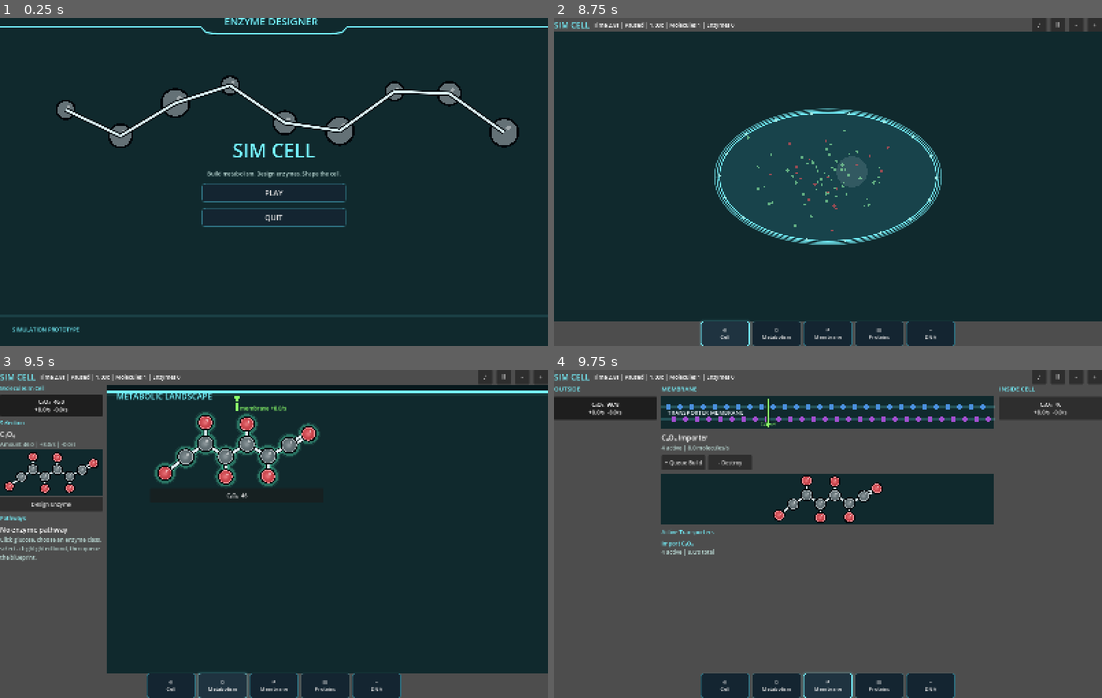
Above: before the commit, frames 1-4 (two rows, left to right).
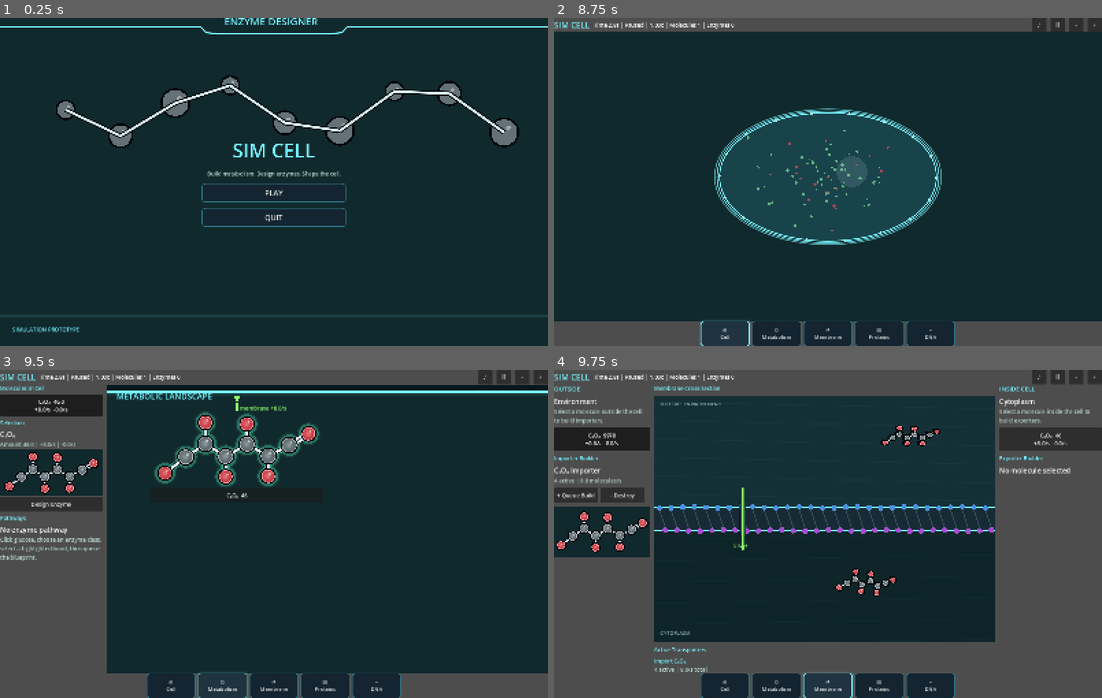
Above: after the commit, the same moments.

Repository: EliasEnglund/SimCell
Game: Godot game, scene res://scenes/main.tscn
Same seed, same stepped clock (60 frames per second), same inputs: the game is played once before the commit and once after it.
Inputs:
- Up to frame 1 (0.25 s): no input
- Up to frame 2 (8.75 s): click "PLAY" at 0.5 s; click "♪" at 1.25 s; click "♫" at 2 s; click "Ⅱ" at 2.75 s; click "-" at 3.5 s; click "+" at 4.25 s; click "C₆O₆ 46.0 +8.0/s -0.0/s" at 5 s; click "Design Enzyme" at 5.75 s; click "✂ LYASE" at 6.5 s; click "= REDUCTASE" at 7.25 s; click "◎ Cell" at 8 s
- Up to frame 3 (9.5 s): click "⌬ Metabolism" at 8.75 s
- Up to frame 4 (9.75 s): click "⇄ Membrane" at 9.5 s

Frames 1-3 are identical in both runs. In frame 4, 44% of the frame differs, in the area x 0-100%, y 4-93%.

Commit message:
Redesign membrane cross section view

Diff:
--- a/scripts/ui/main.gd
+++ b/scripts/ui/main.gd
@@ -22,8 +22,9 @@
 var membrane_outside_list: VBoxContainer
 var membrane_inside_list: VBoxContainer
 var membrane_transporter_list: VBoxContainer
-var membrane_detail: VBoxContainer
-var membrane_band: Control
+var membrane_import_detail: VBoxContainer
+var membrane_export_detail: VBoxContainer
+var membrane_scene: Control
 var selected_membrane_molecule := ""
 var selected_membrane_direction := "import"
 
@@ -243,35 +244,45 @@
 func _build_membrane_view() -> void:
 	var layout := HBoxContainer.new()
 	layout.set_anchors_preset(Control.PRESET_FULL_RECT)
-	layout.add_theme_constant_override("separation", 14)
+	layout.add_theme_constant_override("separation", 12)
 	content.add_child(layout)
 
 	var outside_panel := _panel_container("OUTSIDE")
-	outside_panel.custom_minimum_size = Vector2(300, 0)
+	outside_panel.custom_minimum_size = Vector2(280, 0)
 	layout.add_child(outside_panel)
+	outside_panel.add_child(_title("Environment", "Select a molecule outside the cell to build importers."))
 	membrane_outside_list = VBoxContainer.new()
 	membrane_outside_list.add_theme_constant_override("separation", 8)
 	outside_panel.add_child(membrane_outside_list)
-
-	var membrane_panel := _panel_container("MEMBRANE")
-	membrane_panel.size_flags_horizontal = Control.SIZE_EXPAND_FILL
-	layout.add_child(membrane_panel)
-	membrane_band = _membrane_band()
-	membrane_panel.add_child(membrane_band)
-	membrane_detail = VBoxContainer.new()
-	membrane_detail.add_theme_constant_override("separation", 10)
-	membrane_panel.add_child(membrane_detail)
-	membrane_panel.add_child(_section_label("Active Transporters"))
+	outside_panel.add_child(_section_label("Importer Builder"))
+	membrane_import_detail = VBoxContainer.new()
+	membrane_import_detail.add_theme_constant_override("separation", 10)
+	outside_panel.add_child(membrane_import_detail)
+
+	var center := VBoxContainer.new()
+	center.size_flags_horizontal = Control.SIZE_EXPAND_FILL
+	center.size_flags_vertical = Control.SIZE_EXPAND_FILL
+	center.add_theme_constant_override("separation", 10)
+	layout.add_child(center)
+	center.add_child(_section_label("Membrane Cross-Section"))
+	membrane_scene = _membrane_cross_section()
+	center.add_child(membrane_scene)
+	center.add_child(_section_label("Active Transporters"))
 	membrane_transporter_list = VBoxContainer.new()
 	membrane_transporter_list.add_theme_constant_override("separation", 8)
-	membrane_panel.add_child(membrane_transporter_list)
+	center.add_child(membrane_transporter_list)
 
 	var inside_panel := _panel_container("INSIDE CELL")
 	inside_panel.custom_minimum_size = Vector2(300, 0)
 	layout.add_child(inside_panel)
+	inside_panel.add_child(_title("Cytoplasm", "Select a molecule inside the cell to build exporters."))
 	membrane_inside_list = VBoxContainer.new()
 	membrane_inside_list.add_theme_constant_override("separation", 8)
 	inside_panel.add_child(membrane_inside_list)
+	inside_panel.add_child(_section_label("Exporter Builder"))
+	membrane_export_detail = VBoxContainer.new()
+	membrane_export_detail.add_theme_constant_override("separation", 10)
+	inside_panel.add_child(membrane_export_detail)
 
 func _build_placeholder(title: String, subtitle: String) -> void:
 	var box := CenterContainer.new()
@@ -310,8 +321,8 @@
 		membrane_inside_list.add_child(_membrane_molecule_button(id, "inside"))
 	_refresh_membrane_detail()
 	_refresh_transporter_list()
-	if membrane_band != null:
-		membrane_band.queue_redraw()
+	if membrane_scene != null:
+		membrane_scene.update_from_simulation()
 
 func _membrane_molecule_button(id: String, location: String) -> Button:
 	var molecule: Dictionary = sim.molecule_types[id]
@@ -336,9 +347,11 @@
 	return button
 
 func _refresh_membrane_detail() -> void:
-	_clear(membrane_detail)
+	_clear(membrane_import_detail)
+	_clear(membrane_export_detail)
 	if not sim.molecule_types.has(selected_membrane_molecule):
-		membrane_detail.add_child(_title("No molecule selected", "Select an outside molecule to build an importer or an inside molecule to build an exporter."))
+		membrane_import_detail.add_child(_title("No molecule selected", ""))
+		membrane_export_detail.add_child(_title("No molecule selected", ""))
 		return
 	var molecule: Dictionary = sim.molecule_types[selected_membrane_molecule]
 	var count := sim.transporter_count(selected_membrane_direction, selected_membrane_molecule)
@@ -348,7 +361,10 @@
 	var action := "Importer" if selected_membrane_direction == "import" else "Exporter"
 	var queue_text := " | %d building" % queued_count if queued_count > 0 else ""
 	var build_text := " | next %.1fs" % next_build if queued_count > 0 else ""
-	membrane_detail.add_child(_title("%s %s" % [molecule.get("formula", "Molecule"), action], "%d active%s | %.1f molecules/s%s" % [count, queue_text, rate, build_text]))
+	var target_detail := membrane_import_detail if selected_membrane_direction == "import" else membrane_export_detail
+	var idle_detail := membrane_export_detail if selected_membrane_direction == "import" else membrane_import_detail
+	idle_detail.add_child(_title("No molecule selected", ""))
+	target_detail.add_child(_title("%s %s" % [molecule.get("formula", "Molecule"), action], "%d active%s | %.1f molecules/s%s" % [count, queue_text, rate, build_text]))
 	var row := HBoxContainer.new()
 	row.add_theme_constant_override("separation", 8)
 	var build := Button.new()
@@ -366,11 +382,11 @@
 		sim.destroy_transporter(selected_membrane_direction, selected_membrane_molecule)
 	)
 	row.add_child(remove)
-	membrane_detail.add_child(row)
+	target_detail.add_child(row)
 	var canvas = MoleculeCanvasScript.new()
 	canvas.custom_minimum_size = Vector2(260, 150)
 	canvas.set_molecule(molecule)
-	membrane_detail.add_child(canvas)
+	target_detail.add_child(canvas)
 
 func _refresh_transporter_list() -> void:
 	_clear(membrane_transporter_list)
@@ -399,11 +415,14 @@
 	box.add_child(detail)
 	return box
 
-func _membrane_band() -> Control:
-	var band := MembraneBand.new()
-	band.simulation = sim
-	band.custom_minimum_size = Vector2(0, 96)
-	return band
+func _membrane_cross_section() -> Control:
+	var scene := MembraneCrossSection.new()
+	scene.simulation = sim
+	scene.custom_minimum_size = Vector2(0, 430)
+	scene.size_flags_horizontal = Control.SIZE_EXPAND_FILL
+	scene.size_flags_vertical = Control.SIZE_EXPAND_FILL
+	scene.clip_contents = true
+	return scene
 
 func _refresh_metabolism() -> void:
 	_clear(molecule_list)
@@ -812,34 +831,121 @@
 		return
 	event_log.append_text("[%05.1f] %s\n" % [sim.time_seconds, message])
 
-class MembraneBand:
+class MembraneCrossSection:
 	extends Control
 
+	const MoleculeCanvasScript := preload("res://scripts/ui/molecule_canvas.gd")
+
 	var simulation
+	var _particles := {}
+	var _signature := ""
+	var _elapsed := 0.0
+
+	func _ready() -> void:
+		set_process(true)
+
+	func _process(delta: float) -> void:
+		_elapsed += delta
+		_update_particle_transforms()
+		queue_redraw()
+
+	func update_from_simulation() -> void:
+		if simulation == null:
+			return
+		var desired := _desired_particles()
+		var keys: Array[String] = []
+		for item in desired:
+			keys.append(item["key"])
+		keys.sort()
+		var next_signature := ",".join(keys)
+		if next_signature == _signature:
+			return
+		_signature = next_signature
+		var stale_keys: Array = []
+		for key in _particles.keys():
+			if not keys.has(key):
+				stale_keys.append(key)
+		for key in stale_keys:
+			var old_node: Control = _particles[key].get("node", null)
+			if old_node != null:
+				old_node.queue_free()
+			_particles.erase(key)
+		for item in desired:
+			var key: String = item["key"]
+			if _particles.has(key):
+				continue
+			var node = MoleculeCanvasScript.new()
+			node.draw_background = false
+			node.scale_to_fit = true
+			node.fixed_zoom = 0.42
+			node.mouse_filter = Control.MOUSE_FILTER_IGNORE
+			node.set_molecule(simulation.molecule_types[item["id"]])
+			add_child(node)
+			item["node"] = node
+			_particles[key] = item
+		_update_particle_transforms()
+		queue_redraw()
+
+	func _desired_particles() -> Array[Dictionary]:
+		var desired: Array[Dictionary] = []
+		_append_side_particles(desired, "outside", simulation.outside_molecule_ids())
+		_append_side_particles(desired, "inside", simulation.present_molecule_ids())
+		return desired
+
+	func _append_side_particles(desired: Array[Dictionary], side: String, ids: Array[String]) -> void:
+		for id in ids:
+			var amount := float(simulation.outside_amounts.get(id, 0.0)) if side == "outside" else float(simulation.molecule_amounts.get(id, 0.0))
+			var count := clampi(1 + int(sqrt(maxf(amount, 0.0)) / 4.0), 1, 7)
+			for i in count:
+				var seed := float(abs(("%s:%s:%d" % [side, id, i]).hash() % 10000)) / 10000.0
+				desired.append({
+					"key": "%s:%s:%d" % [side, id, i],
+					"id": id,
+					"side": side,
+					"seed": seed,
+					"depth": 0.55 + fmod(seed * 3.71, 0.45)
+				})
 
 	func _draw() -> void:
 		var rect := Rect2(Vector2.ZERO, size)
 		draw_rect(rect, Color("10292d"), true)
+		var outside_rect := Rect2(Vector2.ZERO, Vector2(size.x, size.y * 0.48))
+		var inside_rect := Rect2(Vector2(0, size.y * 0.52), Vector2(size.x, size.y * 0.48))
+		draw_rect(outside_rect, Color("143036"), true)
+		draw_rect(inside_rect, Color("0d2528"), true)
+		for y in range(18, int(size.y * 0.45), 54):
+			draw_line(Vector2(0, y), Vector2(size.x, y + 22.0), Color(0.45, 0.95, 1.0, 0.035), 1.0, true)
+		for y in range(int(size.y * 0.56), int(size.y), 62):
+			draw_line(Vector2(0, y + 18.0), Vector2(size.x, y), Color(0.55, 1.0, 0.72, 0.025), 1.0, true)
 		var center_y := size.y * 0.5
-		var top := center_y - 18.0
-		var bottom := center_y + 18.0
+		var top := center_y - 34.0
+		var bottom := center_y + 34.0
+		draw_rect(Rect2(Vector2(0, top), Vector2(size.x, bottom - top)), Color("162b35"), true)
 		draw_line(Vector2(0, top), Vector2(size.x, top), Color("76f4ff"), 2.0, true)
 		draw_line(Vector2(0, bottom), Vector2(size.x, bottom), Color("76f4ff"), 2.0, true)
-		for x in range(20, int(size.x), 34):
-			draw_circle(Vector2(x, top), 8.0, Color("4a90df"))
-			draw_circle(Vector2(x + 16, bottom), 8.0, Color("a34ed0"))
-		draw_string(ThemeDB.fallback_font, Vector2(18, center_y + 5), "TRANSPORTER MEMBRANE", HORIZONTAL_ALIGNMENT_LEFT, -1, 17, Color("f4fbff"))
+		for x in range(16, int(size.x) + 34, 34):
+			var wobble := sin(_elapsed * 1.4 + float(x) * 0.04) * 2.0
+			draw_circle(Vector2(x, top + wobble), 8.0, Color("4a90df"))
+			draw_circle(Vector2(x + 17, bottom - wobble), 8.0, Color("a34ed0"))
+			draw_line(Vector2(x, top + 8.0 + wobble), Vector2(x + 17, bottom - 8.0 - wobble), Color(0.82, 0.94, 0.96, 0.18), 2.0, true)
+		draw_string(ThemeDB.fallback_font, Vector2(18, 30), "OUTSIDE ENVIRONMENT", HORIZONTAL_ALIGNMENT_LEFT, -1, 15, Color(0.82, 0.94, 0.96, 0.72))
+		draw_string(ThemeDB.fallback_font, Vector2(18, size.y - 22), "CYTOPLASM", HORIZONTAL_ALIGNMENT_LEFT, -1, 15, Color(0.82, 0.94, 0.96, 0.72))
 		if simulation == null:
 			return
 		var arrows: Array = simulation.membrane_transport_arrows()
-		var start_x := maxf(220.0, size.x * 0.32)
-		var spacing := 74.0
+		var start_x := maxf(120.0, size.x * 0.26)
+		var spacing := 92.0
 		for i in min(arrows.size(), 6):
 			var arrow: Dictionary = arrows[i]
-			var x: float = start_x + i * spacing
+			var x: float = start_x + i * spacing + sin(_elapsed + float(i)) * 3.0
 			var import_direction: bool = arrow.get("direction", "") == "import"
-			var from := Vector2(x, top - 24.0 if import_direction else bottom + 24.0)
-			var to := Vector2(x, bottom + 24.0 if import_direction else top - 24.0)
+			var channel_top := Vector2(x, top - 14.0)
+			var channel_bottom := Vector2(x, bottom + 14.0)
+			draw_line(channel_top, channel_bottom, Color("02070b"), 18.0, true)
+			draw_line(channel_top, channel_bottom, Color("253747"), 13.0, true)
+			draw_line(channel_top, channel_bottom, Color("76f4ff"), 2.0, true)
+			var from := Vector2(x, top - 58.0 if import_direction else bottom + 58.0)
+			var to := Vector2(x, bottom + 58.0 if import_direction else top - 58.0)
 			var color := Color("8cff6a") if import_direction else Color("ffe064")
 			draw_line(from, to, Color("02070b"), 8.0, true)
 			draw_line(from, to, color, 4.0, true)
@@ -847,7 +953,31 @@
 			var left := to - dir * 12.0 + Vector2(-dir.y, dir.x) * 7.0
 			var right := to - dir * 12.0 - Vector2(-dir.y, dir.x) * 7.0
 			draw_colored_polygon(PackedVector2Array([to, left, right]), color)
-			draw_string(ThemeDB.fallback_font, Vector2(x - 22.0, center_y + 36.0), "%s x%d" % [arrow.get("formula", ""), int(arrow.get("count", 0))], HORIZONTAL_ALIGNMENT_LEFT, -1, 12, color)
+			draw_string(ThemeDB.fallback_font, Vector2(x - 30.0, center_y + 82.0), "%s x%d" % [arrow.get("formula", ""), int(arrow.get("count", 0))], HORIZONTAL_ALIGNMENT_LEFT, -1, 12, color)
+
+	func _update_particle_transforms() -> void:
+		for key in _particles.keys():
+			var item: Dictionary = _particles[key]
+			var node: Control = item.get("node", null)
+			if node == null:
+				continue
+			var molecule: Dictionary = simulation.molecule_types.get(item.get("id", ""), {})
+			var atom_count: int = maxi(1, int(molecule.get("atoms", []).size()))
+			var node_size := Vector2(92.0 + float(atom_count) * 9.0, 78.0 + float(mini(atom_count, 7)) * 5.0)
+			node.custom_minimum_size = node_size
+			node.size = node_size
+			var seed := float(item.get("seed", 0.0))
+			var depth := float(item.get("depth", 0.7))
+			var side := str(item.get("side", "outside"))
+			var y_min: float = 42.0 if side == "outside" else size.y * 0.58
+			var y_max: float = size.y * 0.39 if side == "outside" else size.y - 86.0
+			var x: float = lerpf(82.0, maxf(92.0, size.x - 130.0), fmod(seed * 7.11 + sin(_elapsed * 0.08 + seed * TAU) * 0.05, 1.0))
+			var y: float = lerpf(y_min, y_max, fmod(seed * 5.37 + cos(_elapsed * 0.06 + seed * TAU) * 0.04, 1.0))
+			var drift := Vector2(sin(_elapsed * (0.35 + seed) + seed * 19.0), cos(_elapsed * (0.28 + seed) + seed * 13.0)) * (18.0 + 18.0 * depth)
+			var perspective: float = 0.62 + depth * 0.36 + sin(_elapsed * 1.2 + seed * 23.0) * 0.045
+			node.position = Vector2(x, y) + drift - node_size * 0.5
+			node.rotation = sin(_elapsed * (0.55 + seed * 0.6) + seed * TAU) * 0.18
+			node.scale = Vector2(perspective, perspective * (0.86 + sin(_elapsed * 1.7 + seed * 11.0) * 0.09))
 
 class DesignerTitleFrame:
 	extends Control
--- a/scripts/ui/molecule_canvas.gd
+++ b/scripts/ui/molecule_canvas.gd
@@ -11,6 +11,7 @@
 var fixed_zoom := 1.0
 var selection_glow := false
 var physical_touch := false
+var draw_background := true
 
 var _visual_offsets: Array[Vector2] = []
 var _visual_velocities: Array[Vector2] = []
@@ -81,7 +82,8 @@
 		queue_redraw()
 
 func _draw() -> void:
-	draw_rect(Rect2(Vector2.ZERO, size), Color("10292d"))
+	if draw_background:
+		draw_rect(Rect2(Vector2.ZERO, size), Color("10292d"))
 	if molecule.is_empty():
 		return
 	var transform := _graph_transform()
